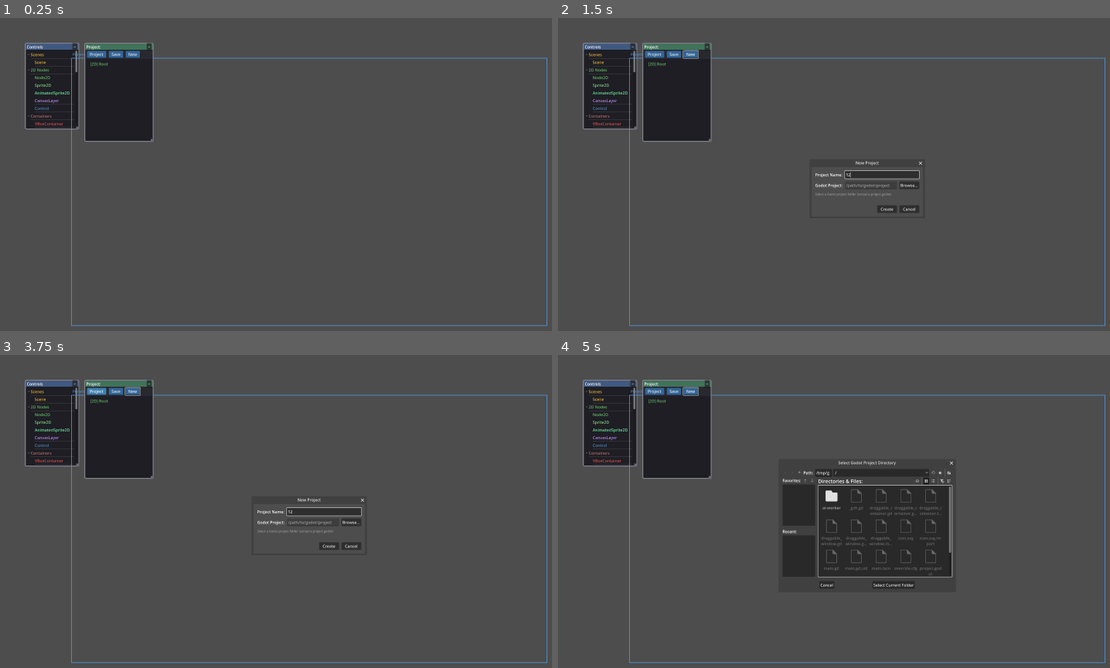
Above: before the commit, frames 1-4 (two rows, left to right).
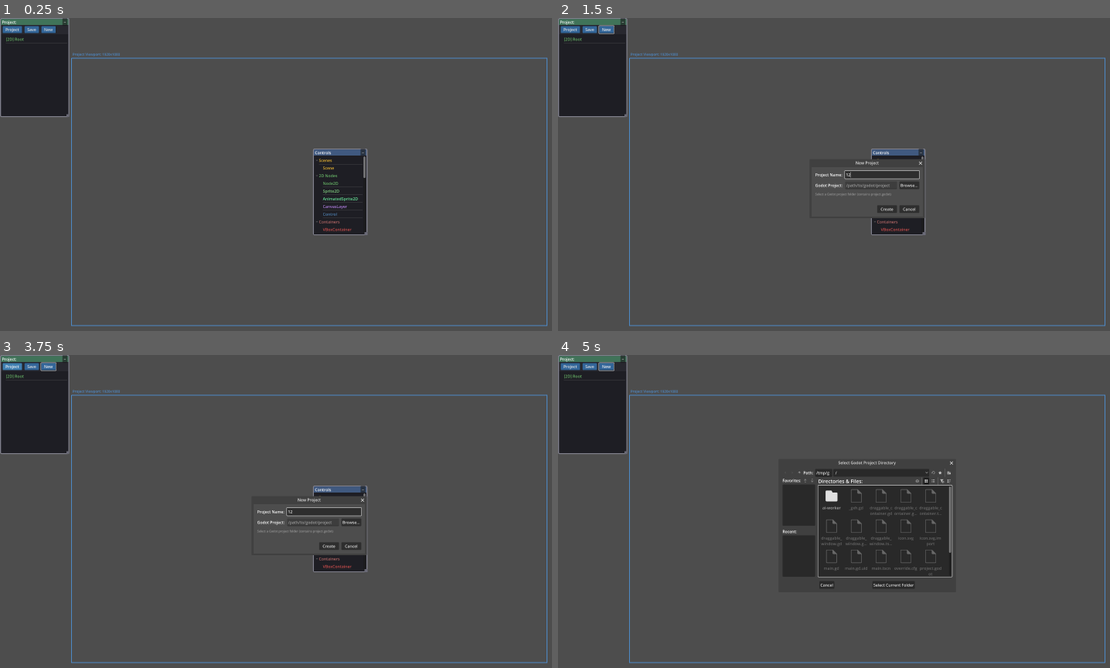
Above: after the commit, the same moments.

Repository: Zycroft/GameGen
Game: Godot game, scene res://main.tscn
Same seed, same stepped clock (60 frames per second), same inputs: the game is played once before the commit and once after it.
Inputs (mouse positions are in pixels of both pictures, inside the frame that each line leads up to):
- Up to frame 1 (0.25 s): no input
- Up to frame 2 (1.5 s): click "New" at 0.5 s; click (883, 174) at 1.27 s; type "12" at 1.35 s
- Up to frame 3 (3.75 s): click "New" at 2 s; click "−" at 2.75 s; click "Project" at 3.5 s
- Up to frame 4 (5 s): click "Browse..." at 4.25 s

The runs differ from the first frame. In frame 1, 9.8% of the frame differs, in the area x 0-67%, y 0-70%; in frame 2, 8.0%; in frame 3, 8.0%; in frame 4, 7.1%.

Commit message:
Center toolbars in viewport on startup
- Project toolbar on left, Controls on right
- Both centered horizontally and vertically in viewport
- Toolbars reposition when window resizes

🤖 Generated with [Claude Code](https://claude.com/claude-code)

Co-Authored-By: Claude Opus 4.5 <noreply@anthropic.com>

Diff:
--- a/main.gd
+++ b/main.gd
@@ -101,6 +101,9 @@
 	if viewport_label:
 		viewport_label.position = viewport_offset + Vector2(5, -25)
 
+	# Position toolbars at top center of viewport
+	_position_toolbars()
+
 	# Move all containers by the offset delta
 	if offset_delta != Vector2.ZERO:
 		for container in all_containers:
@@ -108,12 +111,29 @@
 				container.global_position += offset_delta
 
 
+func _position_toolbars() -> void:
+	"""Position Project and Controls toolbars at the center of viewport"""
+	var center_x = viewport_offset.x + project_viewport_size.x / 2.0
+	var center_y = viewport_offset.y + project_viewport_size.y / 2.0
+
+	# Project toolbar on the left, Controls on the right
+	var gap = 30.0  # Gap between panels
+
+	if scene_hierarchy:
+		var panel_width = scene_hierarchy.size.x if scene_hierarchy.size.x > 0 else 200.0
+		var panel_height = scene_hierarchy.size.y if scene_hierarchy.size.y > 0 else 300.0
+		scene_hierarchy.global_position = Vector2(center_x - panel_width - gap / 2.0, center_y - panel_height / 2.0)
+
+	if controls_panel:
+		var panel_height = controls_panel.size.y if controls_panel.size.y > 0 else 300.0
+		controls_panel.global_position = Vector2(center_x + gap / 2.0, center_y - panel_height / 2.0)
+
+
 func _create_scene_hierarchy() -> void:
 	scene_hierarchy = SceneHierarchyScene.instantiate()
 	add_child(scene_hierarchy)
 
-	# Position to the right of the controls panel
-	scene_hierarchy.global_position = Vector2(340, 100)
+	# Position will be set by _position_toolbars() in _on_window_resized()
 
 	# Connect hierarchy signals
 	scene_hierarchy.node_selected.connect(_on_hierarchy_node_selected)
